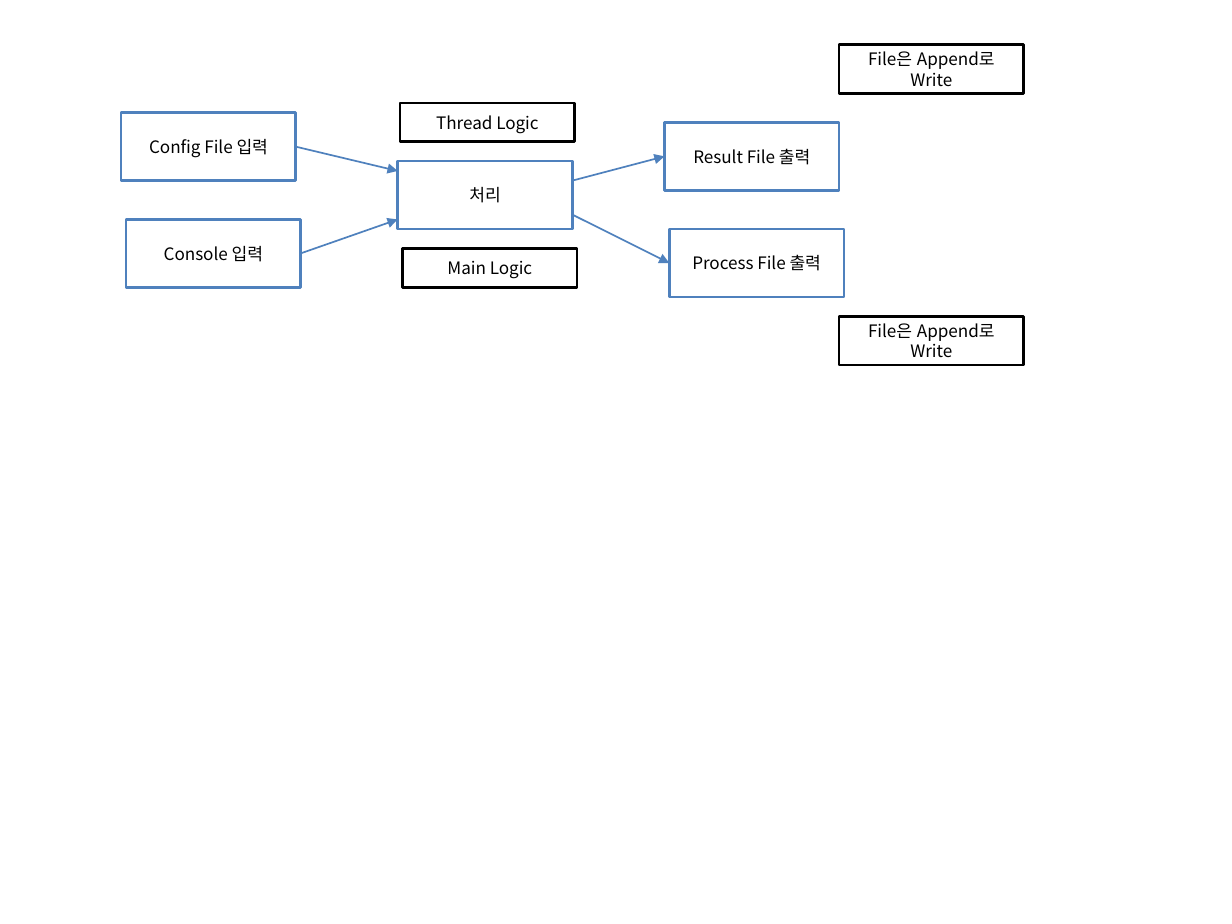
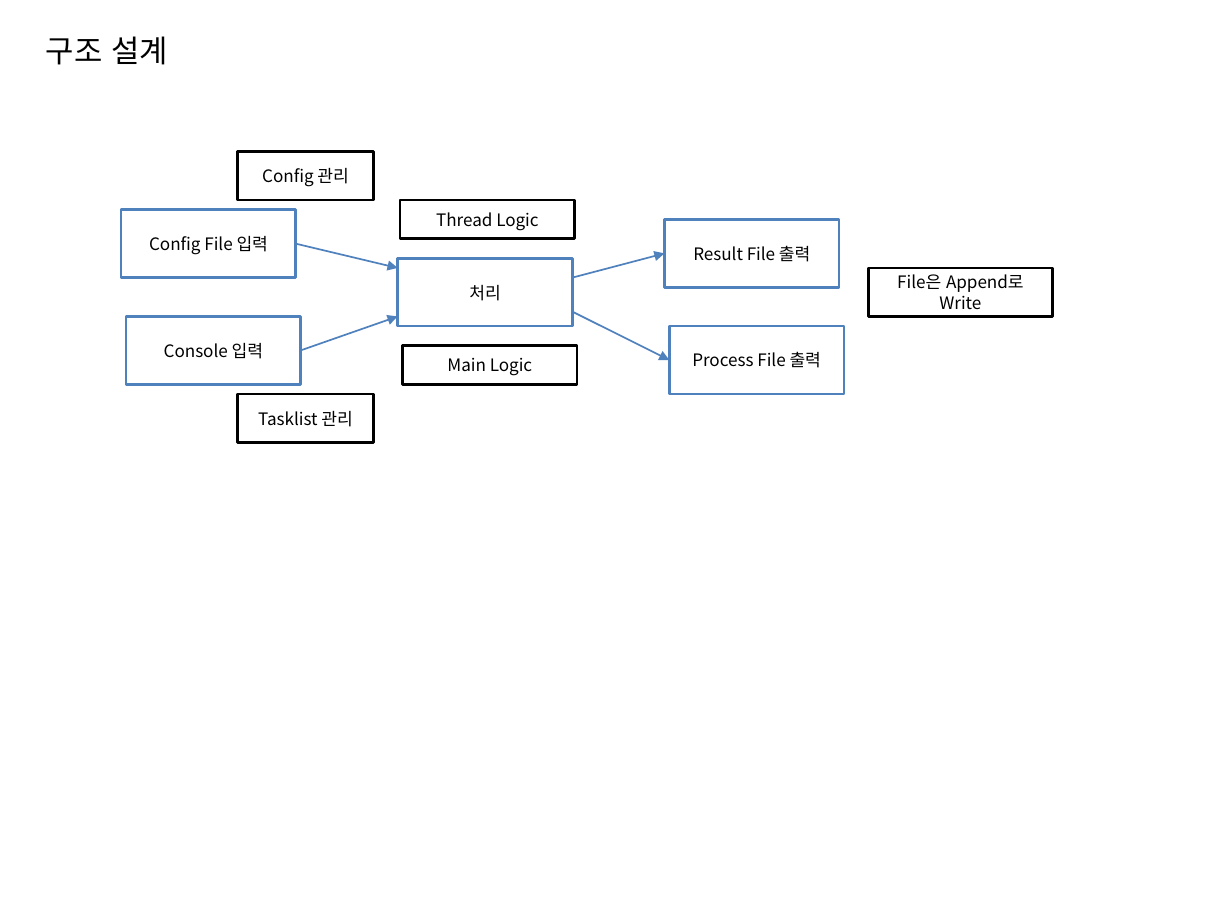
Before and after one commit to ambidext/CS_ConsoleGit, a slide deck: slide 2 of Monitoring/fc.pptx. Drawn at 1232x924 pixels with LibreOffice and Linux fonts; fonts in the diff are those of the drawing. Boxes give left, top, right and bottom in pixels: in the first picture for what was removed or moved away, otherwise in the second. Text is boxed around its words. In the diff, an @@ line names an element or a change of style, - is before the commit and + after.

```diff
--- a/Monitoring/fc.pptx
+++ b/Monitoring/fc.pptx
@@ text added at (x1=46, y1=36, x2=168, y2=65), 18 pt, text #000000 @@
+구조 설계
@@ rectangle added at (x1=238, y1=152, x2=373, y2=200), outline #000000 1.5 pt, 10 pt, text #000000 @@
+Config 관리
@@ 5 rectangles, 1 arrow moved together from (x1=121, y1=103, x2=844, y2=297) to (x1=121, y1=200, x2=844, y2=394) @@
@@ 3 arrows, 2 rectangles moved together from (x1=126, y1=156, x2=669, y2=287) to (x1=126, y1=254, x2=669, y2=384) @@
@@ rectangle "File은 Append로 Write" moved from (x1=839, y1=44, x2=1024, y2=92) to (x1=869, y1=269, x2=1053, y2=317) @@
@@ rectangle removed at (x1=839, y1=317, x2=1024, y2=365) @@
-File은 Append로 Write
@@ rectangle added at (x1=238, y1=394, x2=373, y2=442), outline #000000 1.5 pt, 10 pt, text #000000 @@
+Tasklist 관리
```
Also in this commit, not shown: 1 slide removed.
